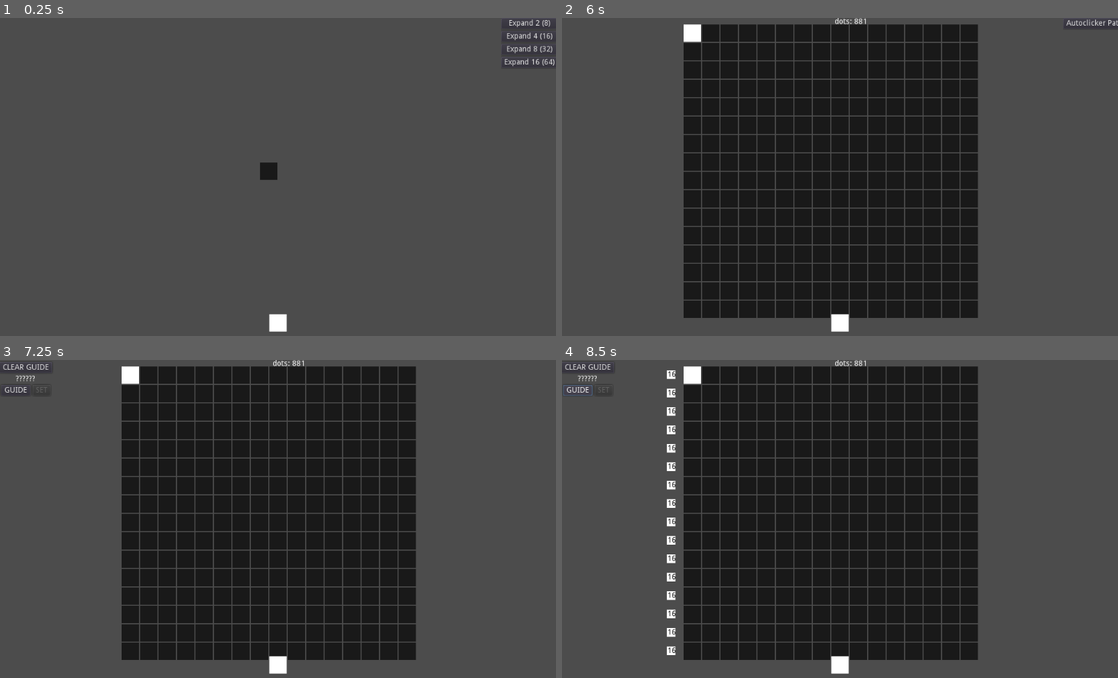
Above: before the commit, frames 1-4 (two rows, left to right).
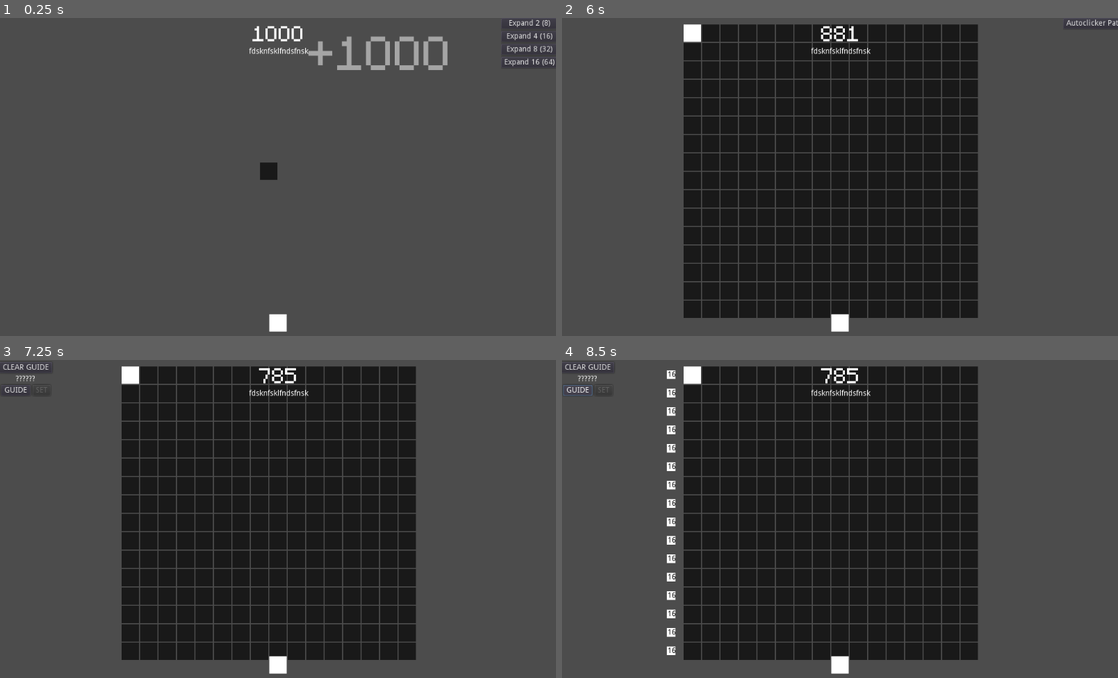
Above: after the commit, the same moments.

Repository: marschium/nonogram-idle
Game: Godot game, scene res://scenes/Main.tscn
Two runs of this game, one before a commit and one after it. Both use one fixed random seed, a clock stepped at 60 frames per second and the inputs below. Before the commit the project has no main scene; this scene is started directly in both runs.
Inputs (mouse positions are in pixels of both pictures, inside the frame that each line leads up to):
- Up to frame 1 (0.25 s): no input
- Up to frame 2 (6 s): click "Expand 2 (8)" at 0.5 s; click "Expand 4 (16)" at 1.25 s; click "Expand 8 (32)" at 2 s; click "Expand 16 (64)" at 2.75 s; click (840, 323) at 3.5 s; click (840, 323) at 4.25 s; click (840, 323) at 5 s; tap Enter at 5.75 s; move the mouse to (689, 33) at 5.77 s; click (689, 33) at 5.92 s
- Up to frame 3 (7.25 s): click "Autoclicker Patterns" at 6.5 s
- Up to frame 4 (8.5 s): click "CLEAR GUIDE" at 7.25 s; click "GUIDE" at 8 s

The runs differ from the first frame. In frame 1, 1.3% of the frame differs, in the area x 44-81%, y 2-17%; in frame 2, 0.3%; in frame 3, 0.3%; in frame 4, 0.3%.

Commit message:
wip on score toast

Diff:
--- a/game/project.godot
+++ b/game/project.godot
@@ -15,6 +15,7 @@
 [application]
 
 config/name="dots"
+run/main_scene="res://scenes/Main.tscn"
 config/icon="res://icon.png"
 
 [autoload]
--- a/game/scenes/Main.gd
+++ b/game/scenes/Main.gd
@@ -44,20 +44,25 @@
 	$CanvasLayer/AutoclickerControl.autoclicker_stopped()
 	tile.change(current_color)
 
+var cleared = false
 func _on_Gameboard_complete_late():
-	var was_autoclicked = autoclicker.running
-	autoclicker.stop()
-	for p in $Patterns.get_macthes():
-		# Score.add(p.bonus)
-		Combo.add(p)
-	$Patterns.reset_matches()
-	Combo.tick()
-	$ScoreLabel.text = "dots: %s" % Score.val
-	yield(get_tree().create_timer(0.2), "timeout")
-	$Gameboard.reset()
-	if was_autoclicked:
-		autoclicker.next_clicker()
-		autoclicker.start(0, 0)
+	cleared = true
+
+func _process(delta):
+	if cleared:
+		var was_autoclicked = autoclicker.running
+		autoclicker.stop()
+		for p in $Patterns.get_macthes():
+			# Score.add(p.bonus)
+			Combo.add(p)
+		$Patterns.reset_matches()
+		$Gameboard.reset()
+		Combo.tick()
+		#yield(get_tree().create_timer(0.2), "timeout")
+		cleared = false
+		if was_autoclicked:
+			autoclicker.next_clicker()
+			autoclicker.start(0, 0)
 
 func _on_UpgradeControl_expand_grid_upgrade(new_size, cost, control):
 	if $Upgrades.buy_expand_upgrade(new_size):
@@ -76,7 +81,7 @@
 		$CanvasLayer/AutoclickerControl.enable_pattern_select()
 
 func _on_Upgrades_score_increased(new_value):
-	$ScoreLabel.text = "dots: %s" % new_value
+	pass
 
 func _on_Upgrades_expand_board_upgrade_unavailable(size):
 	print_debug("unavailable %d" % size)
@@ -88,7 +93,6 @@
 
 func _on_Gameboard_tile_changed(tile):
 	Score.add(1)
-	$ScoreLabel.text = "dots: %s" % Score.val # TODO ScoreLabel can just poll
 
 func _on_Upgrades_expand_board_upgrade_active(size):
 	pass
--- a/game/scenes/Main.tscn
+++ b/game/scenes/Main.tscn
@@ -10,6 +10,12 @@
 [ext_resource path="res://scenes/PatternsControl.gd" type="Script" id=8]
 [ext_resource path="res://scenes/AutoclickerControl.gd" type="Script" id=9]
 [ext_resource path="res://scenes/ui/ComboTrackerControl.gd" type="Script" id=10]
+[ext_resource path="res://resources/m5x7.ttf" type="DynamicFontData" id=11]
+[ext_resource path="res://scenes/ui/ScoreTrackerControl.gd" type="Script" id=12]
+
+[sub_resource type="DynamicFont" id=1]
+size = 64
+font_data = ExtResource( 11 )
 
 [node name="Main" type="Node2D"]
 script = ExtResource( 2 )
@@ -18,14 +24,6 @@
 script = ExtResource( 6 )
 
 [node name="Gameboard" parent="." instance=ExtResource( 1 )]
-
-[node name="ScoreLabel" type="Label" parent="."]
-margin_left = 502.0
-margin_right = 542.0
-margin_bottom = 14.0
-__meta__ = {
-"_edit_use_anchors_": false
-}
 
 [node name="Autoclicker" parent="." instance=ExtResource( 3 )]
 
@@ -147,12 +145,11 @@
 margin_bottom = 37.0
 
 [node name="ScoreControl" type="Control" parent="CanvasLayer"]
-anchor_left = 0.285
-anchor_right = 0.715
-anchor_bottom = 0.117
-margin_left = 0.159973
-margin_right = -0.160034
-margin_bottom = -0.200005
+anchor_left = 0.5
+anchor_right = 0.5
+margin_left = -247.0
+margin_right = 250.0
+margin_bottom = 89.0
 mouse_filter = 1
 __meta__ = {
 "_edit_use_anchors_": false
@@ -160,18 +157,42 @@
 
 [node name="CenterContainer" type="CenterContainer" parent="CanvasLayer/ScoreControl"]
 anchor_right = 1.0
-anchor_bottom = 1.0
-mouse_filter = 1
-__meta__ = {
-"_edit_use_anchors_": false
-}
-
-[node name="ComboTrackerControl" type="HBoxContainer" parent="CanvasLayer/ScoreControl/CenterContainer"]
-margin_left = 219.0
-margin_top = 34.0
-margin_right = 219.0
-margin_bottom = 34.0
+margin_bottom = 55.0
+mouse_filter = 1
+__meta__ = {
+"_edit_use_anchors_": false
+}
+
+[node name="VBoxContainer" type="VBoxContainer" parent="CanvasLayer/ScoreControl/CenterContainer"]
+margin_left = 194.0
+margin_top = 2.0
+margin_right = 303.0
+margin_bottom = 71.0
+__meta__ = {
+"_edit_use_anchors_": false
+}
+
+[node name="ScoreTrackerControl" type="Label" parent="CanvasLayer/ScoreControl/CenterContainer/VBoxContainer"]
+margin_right = 109.0
+margin_bottom = 51.0
+custom_fonts/font = SubResource( 1 )
+align = 1
+script = ExtResource( 12 )
+__meta__ = {
+"_edit_use_anchors_": true
+}
+
+[node name="ComboTrackerControl" type="HBoxContainer" parent="CanvasLayer/ScoreControl/CenterContainer/VBoxContainer"]
+margin_top = 55.0
+margin_right = 109.0
+margin_bottom = 69.0
+alignment = 1
 script = ExtResource( 10 )
+
+[node name="Label" type="Label" parent="CanvasLayer/ScoreControl/CenterContainer/VBoxContainer/ComboTrackerControl"]
+margin_right = 109.0
+margin_bottom = 14.0
+text = "fdsknfsklfndsfnsk"
 
 [connection signal="color_available" from="Upgrades" to="." method="_on_Upgrades_color_available"]
 [connection signal="expand_autoclicker_active" from="Upgrades" to="." method="_on_Upgrades_expand_autoclicker_active"]
--- /dev/null
+++ b/game/scenes/ui/ScoreToastControl.gd
@@ -0,0 +1,23 @@
+extends Label
+
+
+var font_max = 64
+var font_min = 16
+
+
+# Called when the node enters the scene tree for the first time.
+func _ready():
+	var v = int(text)
+	if v > 0:
+		text = "+%s" % [v]
+	var f = 16 + ((abs(v) / 512.0) * 64)
+	get("custom_fonts/font").set_size(f)
+	$AnimationPlayer.play("ScoreToastAnimation")
+
+# Called every frame. 'delta' is the elapsed time since the previous frame.
+#func _process(delta):
+#	pass
+
+
+func _on_AnimationPlayer_animation_finished(anim_name):
+	queue_free()
--- /dev/null
+++ b/game/scenes/ui/ScoreToastControl.tscn
@@ -0,0 +1,40 @@
+[gd_scene load_steps=5 format=2]
+
+[ext_resource path="res://resources/m5x7.ttf" type="DynamicFontData" id=1]
+[ext_resource path="res://scenes/ui/ScoreToastControl.gd" type="Script" id=2]
+
+[sub_resource type="DynamicFont" id=1]
+size = 24
+font_data = ExtResource( 1 )
+
+[sub_resource type="Animation" id=2]
+resource_name = "ScoreToastAnimation"
+length = 0.5
+tracks/0/type = "value"
+tracks/0/path = NodePath(".:modulate")
+tracks/0/interp = 1
+tracks/0/loop_wrap = true
+tracks/0/imported = false
+tracks/0/enabled = true
+tracks/0/keys = {
+"times": PoolRealArray( 0, 0.5 ),
+"transitions": PoolRealArray( 1, 1 ),
+"update": 0,
+"values": [ Color( 1, 1, 1, 1 ), Color( 1, 1, 1, 0 ) ]
+}
+
+[node name="Label" type="Label"]
+modulate = Color( 1, 1, 1, 0.8 )
+margin_right = 40.0
+margin_bottom = 14.0
+custom_fonts/font = SubResource( 1 )
+valign = 3
+script = ExtResource( 2 )
+__meta__ = {
+"_edit_use_anchors_": false
+}
+
+[node name="AnimationPlayer" type="AnimationPlayer" parent="."]
+anims/ScoreToastAnimation = SubResource( 2 )
+
+[connection signal="animation_finished" from="AnimationPlayer" to="." method="_on_AnimationPlayer_animation_finished"]
--- /dev/null
+++ b/game/scenes/ui/ScoreTrackerControl.gd
@@ -0,0 +1,20 @@
+extends Label
+
+var ScoreToast = preload("res://scenes/ui/ScoreToastControl.tscn")
+var offset_x_max = 32
+var offset_y_max = 16
+
+# Called when the node enters the scene tree for the first time.
+func _ready():
+	Score.connect("changed", self, "_on_Score_changed")
+
+func _on_Score_changed(old, new):
+	text =  str(new)
+	if abs(new - old) <= 1:
+		return
+	var t = ScoreToast.instance()
+	var ox = randi() % offset_x_max
+	var oy = randi() % offset_y_max
+	t.rect_position = rect_position + Vector2(rect_size.x + ox, oy)
+	t.text = str(new - old)
+	add_child(t)
Binary file added: game/resources/m5x7.ttf
Not shown: 1 places in game/scenes/Main.tscn that only renumber resources
